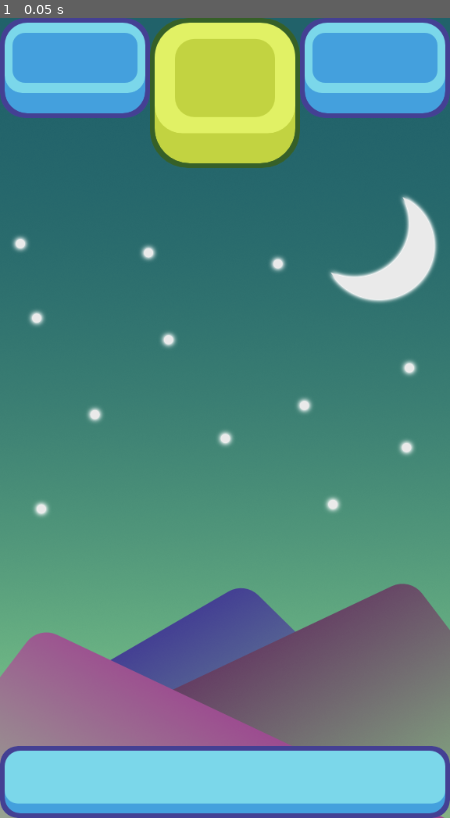
Above: before the commit, frame 1.
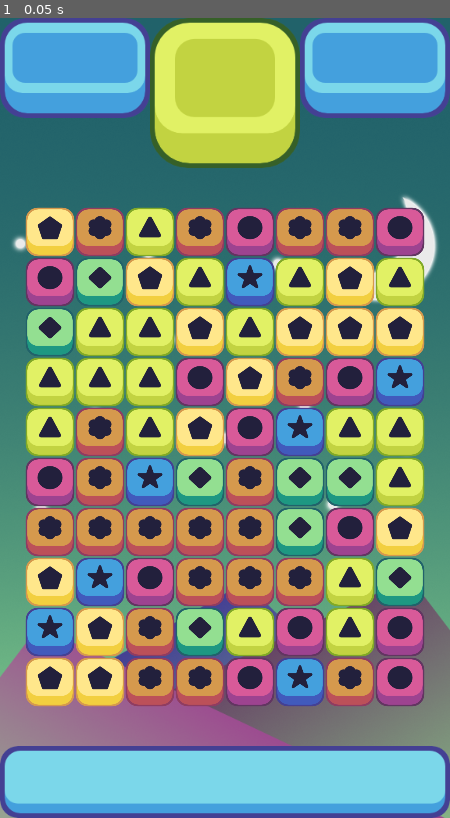
Above: after the commit, the same moment.

Repository: DeXoteric/G_Match3
Game: Godot game, scene res://scenes/GameWIndow.tscn
Same seed, same stepped clock (60 frames per second), same inputs: the game is played once before the commit and once after it.
Inputs:
- Up to frame 1 (0.05 s): no input

The runs differ from the first frame. In frame 1, 49% of the frame differs, in the area x 5-95%, y 23-86%.

Commit message:
Taft Episode 4

Diff:
--- a/G_Match3/scenes/GameWIndow.tscn
+++ b/G_Match3/scenes/GameWIndow.tscn
@@ -37,5 +37,5 @@
 width = 8
 height = 10
 x_start = 64
-y_start = 800
+y_start = 850
 offset = 64
--- a/G_Match3/scripts/Grid.gd
+++ b/G_Match3/scripts/Grid.gd
@@ -6,11 +6,21 @@
 export var y_start: int
 export var offset: int
 
+var possible_pieces = [
+preload("res://scenes/BluePiece.tscn"),
+preload("res://scenes/GreenPiece.tscn"),
+preload("res://scenes/LightGreenPiece.tscn"),
+preload("res://scenes/OrangePiece.tscn"),
+preload("res://scenes/PinkPiece.tscn"),
+preload("res://scenes/YellowPiece.tscn")
+]
+
 var all_pieces := []
 
 func _ready():
+	randomize()
 	all_pieces = make_2d_array()
-	print(all_pieces)
+	spawn_pieces()
 
 
 func make_2d_array():
@@ -20,3 +30,17 @@
 		for j in height:
 			array[i].append(null)
 	return array
+
+
+func spawn_pieces():
+	for i in width:
+		for j in height:
+			var rand = floor(rand_range(0, possible_pieces.size()))
+			var piece = possible_pieces[rand].instance()
+			add_child(piece)
+			piece.position = grid_to_pixel(i, j)
+
+func grid_to_pixel(column, row):
+	var new_x = x_start + offset * column
+	var new_y = y_start - offset * row
+	return Vector2(new_x, new_y)
